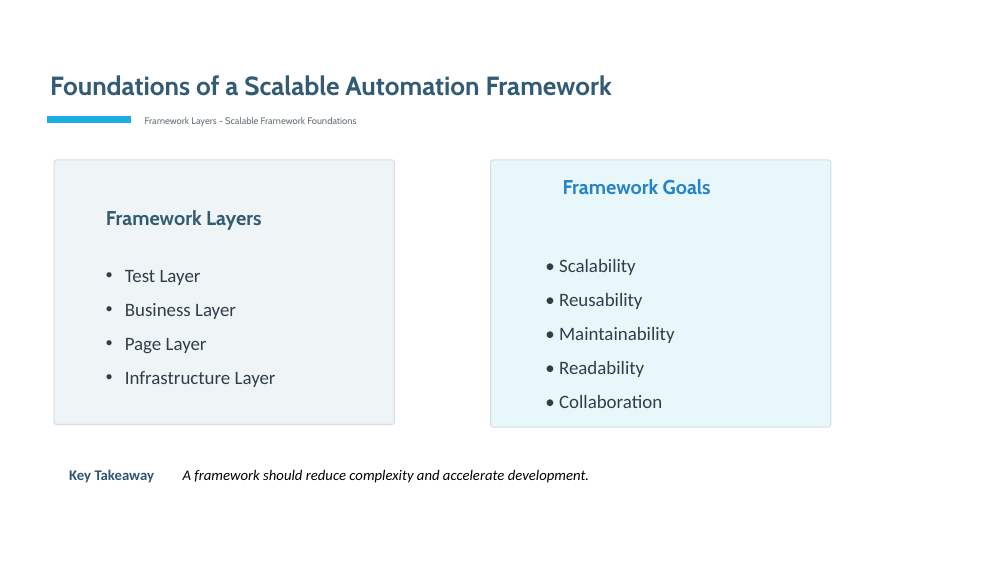
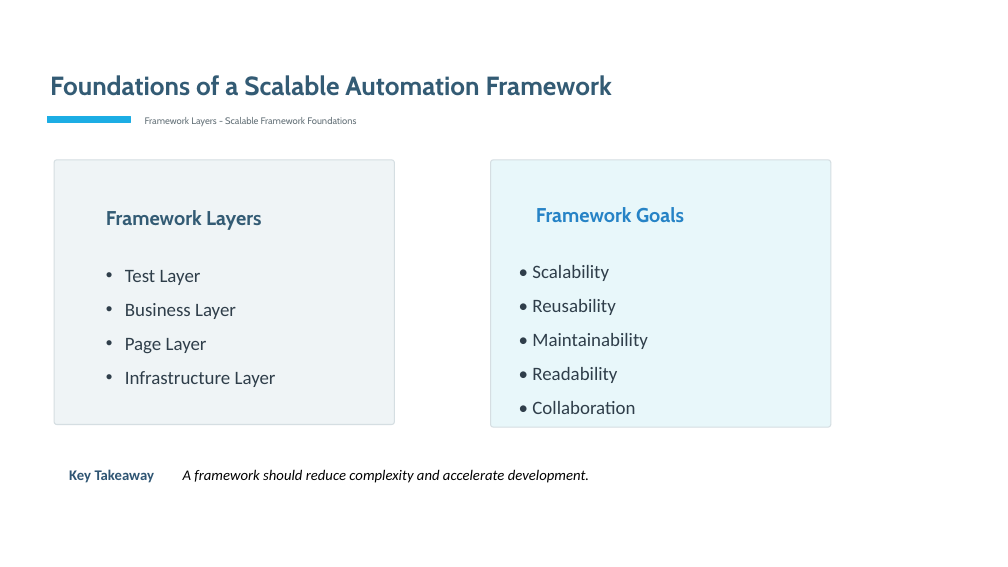
Before and after one commit to anaelince/web-automation, a slide deck: slide 16 of docs/M2-Introduction.pptx (slide 17 before the commit). Drawn at 1008x567 pixels with LibreOffice and Linux fonts; fonts in the diff are those of the drawing. Boxes give left, top, right and bottom in pixels: in the first picture for what was removed or moved away, otherwise in the second. Text is boxed around its words. In the diff, an @@ line names an element or a change of style, - is before the commit and + after.

```diff
--- a/docs/M2-Introduction.pptx
+++ b/docs/M2-Introduction.pptx
@@ text "Framework Goals" rewrapped from bbox=[559, 179, 711, 408] to bbox=[532, 207, 684, 414] @@
```
Also in this commit, not shown: 3 other slides changed, 1 slide added, 4 slides removed.
